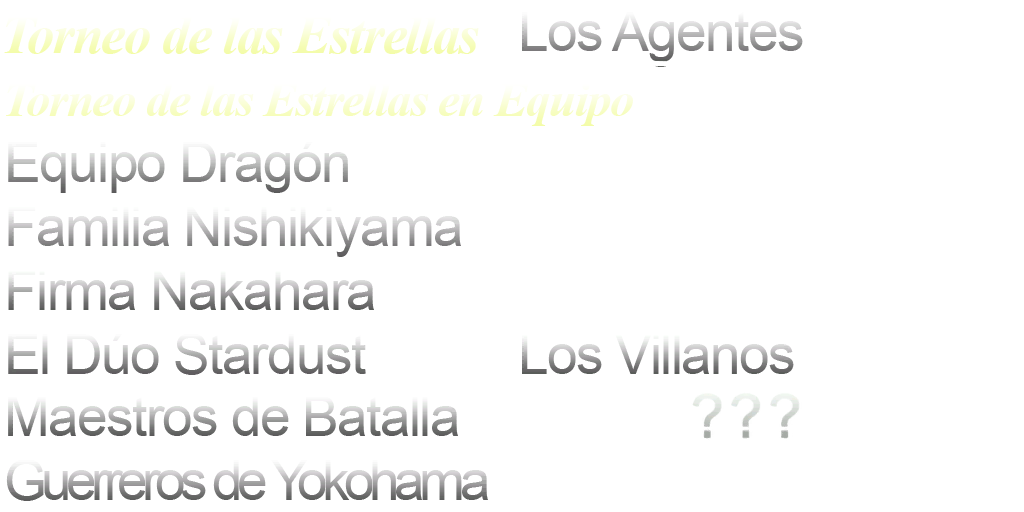
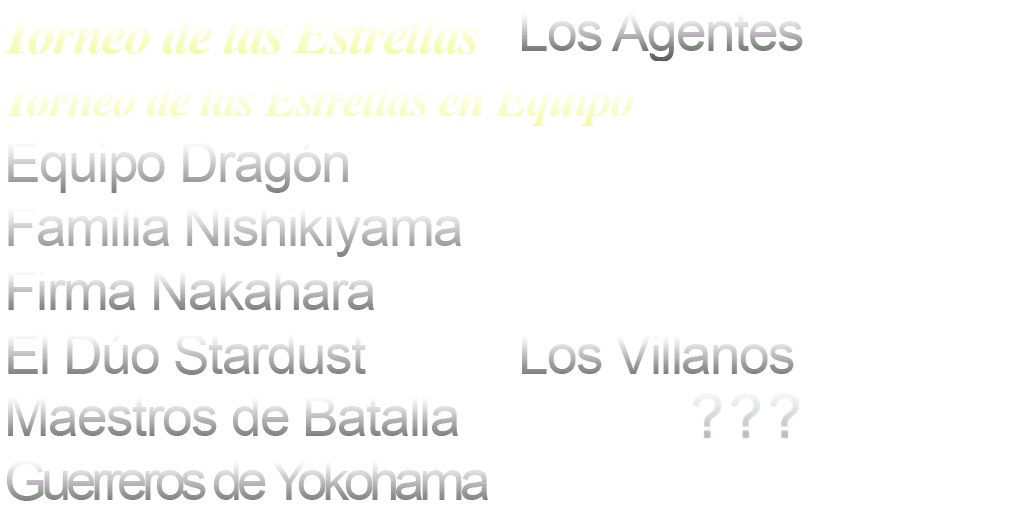
Layer changes from the first 1024×512 image to the second:
painted on "Capa 1 copia" over [6, 65, 799, 501]
